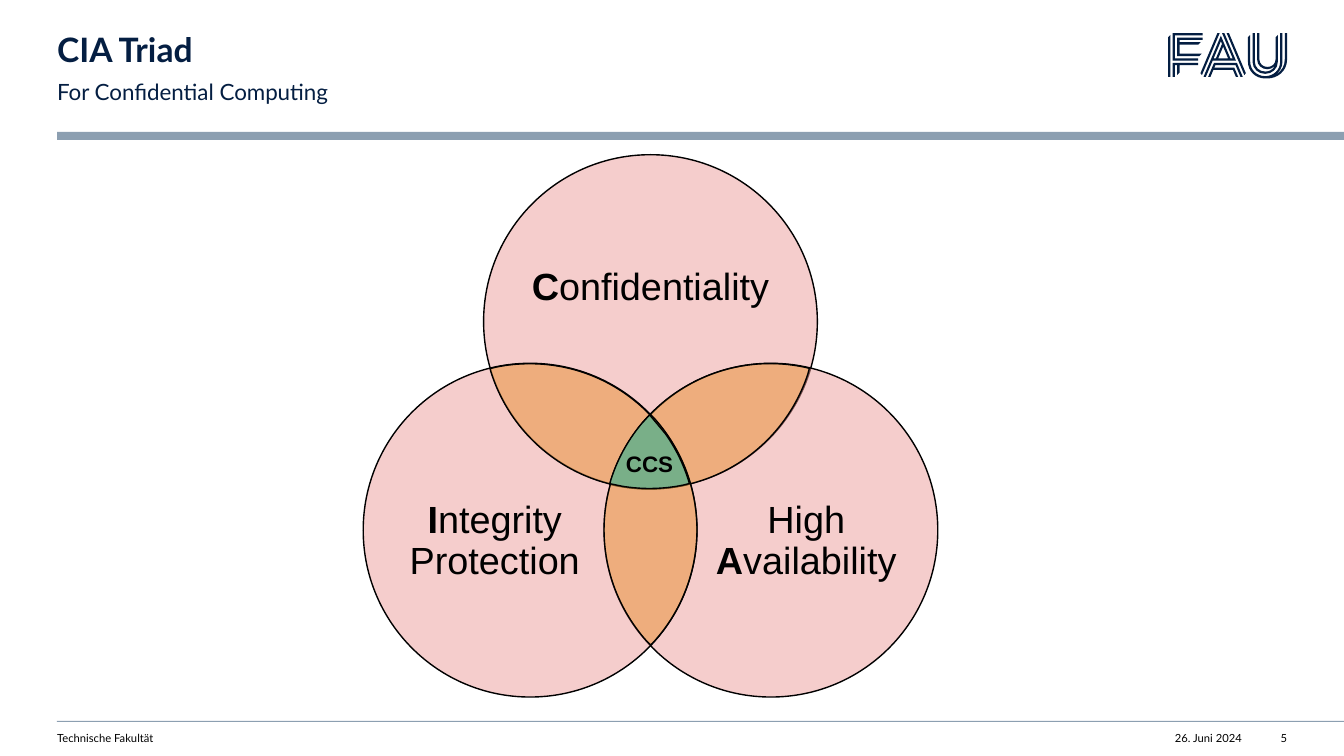
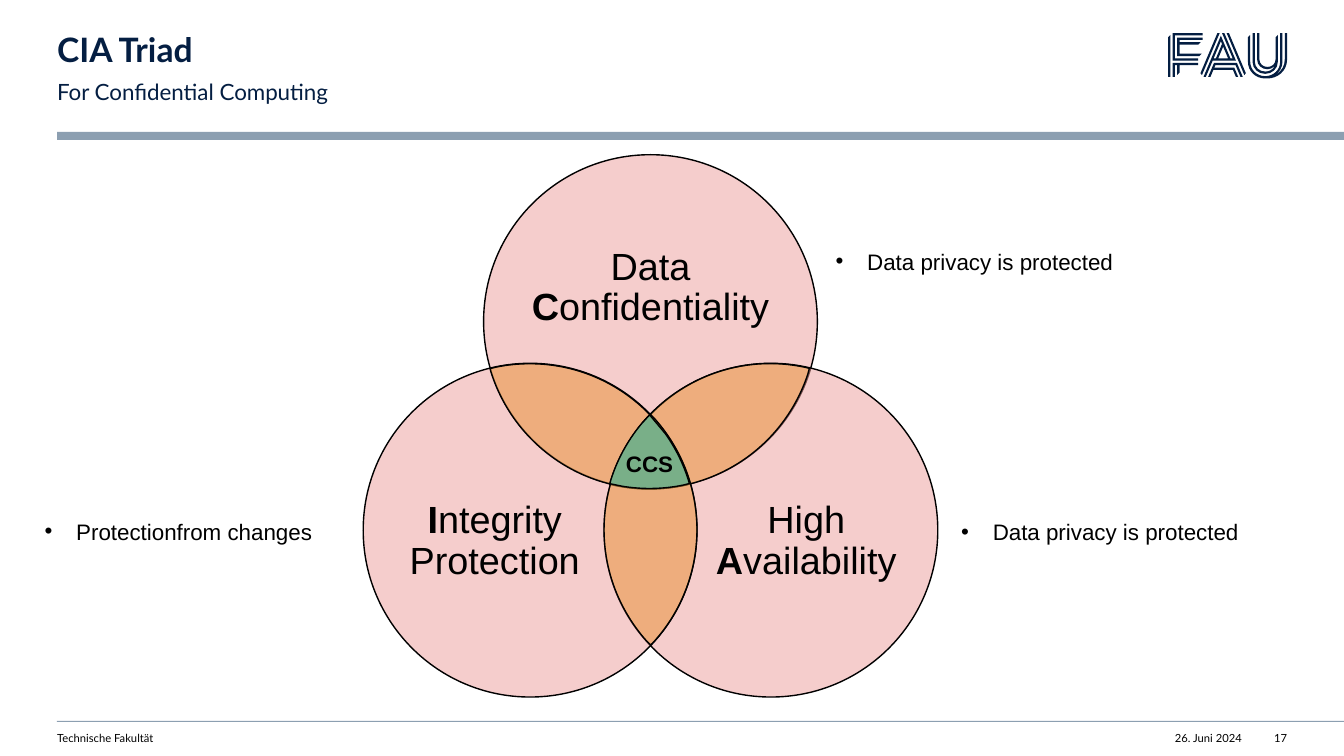
Before and after one commit to listigpeter/AKSS, a slide deck: slide 17 of presentation/confidetial_cloud_services.pptx (slide 5 before the commit). Drawn at 1344x756 pixels with LibreOffice and Linux fonts; fonts in the diff are those of the drawing. Boxes give left, top, right and bottom in pixels: in the first picture for what was removed or moved away, otherwise in the second. Text is boxed around its words. In the diff, an @@ line names an element or a change of style, - is before the commit and + after.

```diff
--- a/presentation/confidetial_cloud_services.pptx
+++ b/presentation/confidetial_cloud_services.pptx
@@ text in freeform shape at [532,254,769,328]: text changed @@
-Confidentiality
+Data Confidentiality
@@ text added at [867,253,1113,275], 16 pt, text #000000 @@
+• Data privacy is protected
@@ text added at [76,523,312,545], 16 pt, text #000000 @@
+• Protectionfrom changes
@@ text added at [993,523,1238,545], 16 pt, text #000000 @@
+• Data privacy is protected
@@ page number at [1274,734,1287,742]: text changed @@
-5
+17
```
Also in this commit, not shown: 2 other slides changed, 13 other files.
